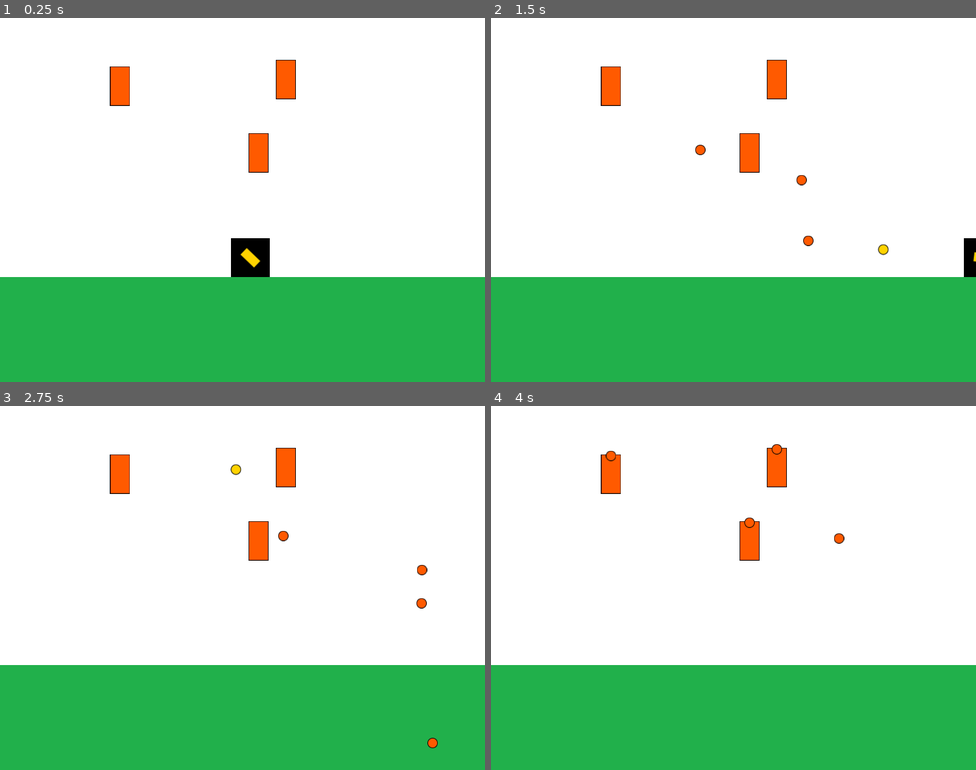
Above: before the commit, frames 1-4 (two rows, left to right).
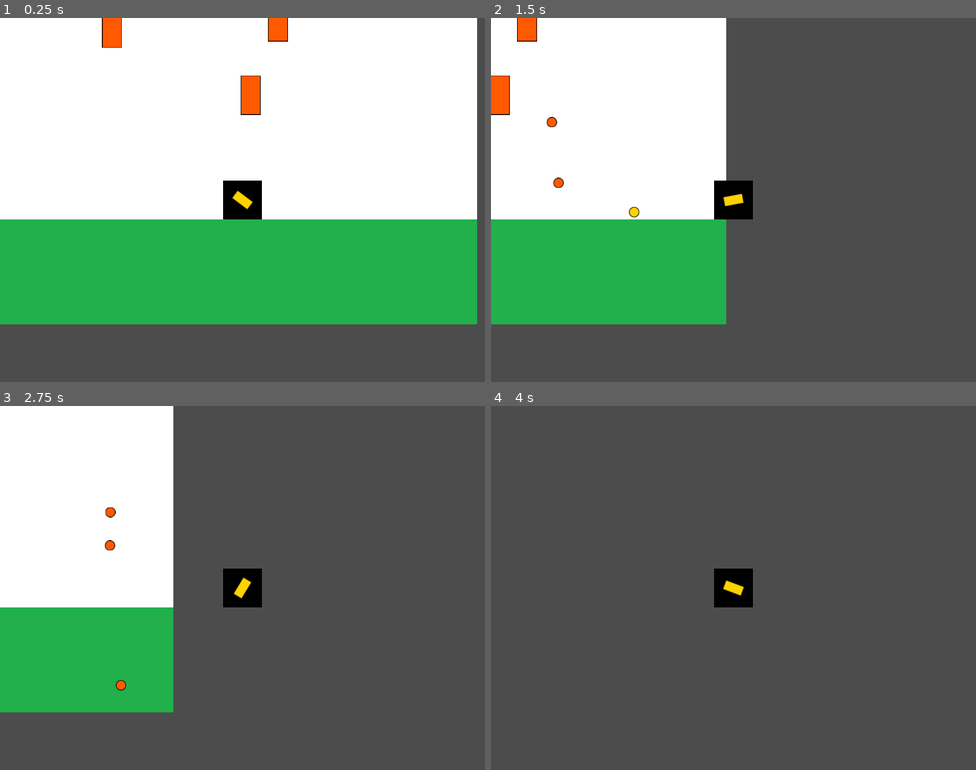
Above: after the commit, the same moments.

Repository: nicolastpi01/entregas-ipv-garcia-nicolas
Game: Godot game, scene res://Main.tscn
The game is run twice, just before and just after one commit, with the same random seed, the same clock (stepped at 60 frames per second) and the same inputs.
Inputs (mouse positions are in pixels of both pictures, inside the frame that each line leads up to):
- Up to frame 1 (0.25 s): no input
- Up to frame 2 (1.5 s): tap Enter at 0.5 s; move the mouse to (840, 181) at 0.52 s; hold D (move_right) 0.53-1.28 s; click (840, 181) at 0.6 s; move the mouse to (636, 218) at 1.27 s; hold A (move_left) from 1.28 s (still down); click (636, 218) at 1.35 s
- Up to frame 3 (2.75 s): move the mouse to (291, 507) at 2.02 s; release A (move_left) at 2.03 s; hold D (move_right) from 2.03 s (still down); click (291, 507) at 2.1 s
- Up to frame 4 (4 s): move the mouse to (709, 660) at 2.77 s; click (709, 660) at 2.85 s; move the mouse to (879, 642) at 3.52 s; release D (move_right) at 3.53 s; hold A (move_left) from 3.53 s (still down); click (879, 642) at 3.6 s

The runs differ from the first frame. In frame 1, 36% of the frame differs, in the area x 0-100%, y 0-100%; in frame 2, 68%; in frame 3, 76%; in frame 4, 100%.

Commit message:
agrego comportamiento de camara

Diff:
--- a/entrega-5-garcia-nicolas/Main.tscn
+++ b/entrega-5-garcia-nicolas/Main.tscn
@@ -22,6 +22,9 @@
 [node name="Player" parent="." instance=ExtResource( 1 )]
 position = Vector2( 413.003, 395.272 )
 
+[node name="Camera2D" type="Camera2D" parent="Player"]
+current = true
+
 [node name="Floor" type="Sprite" parent="."]
 position = Vector2( 400, 513.5 )
 scale = Vector2( 12.1212, 2.62121 )
